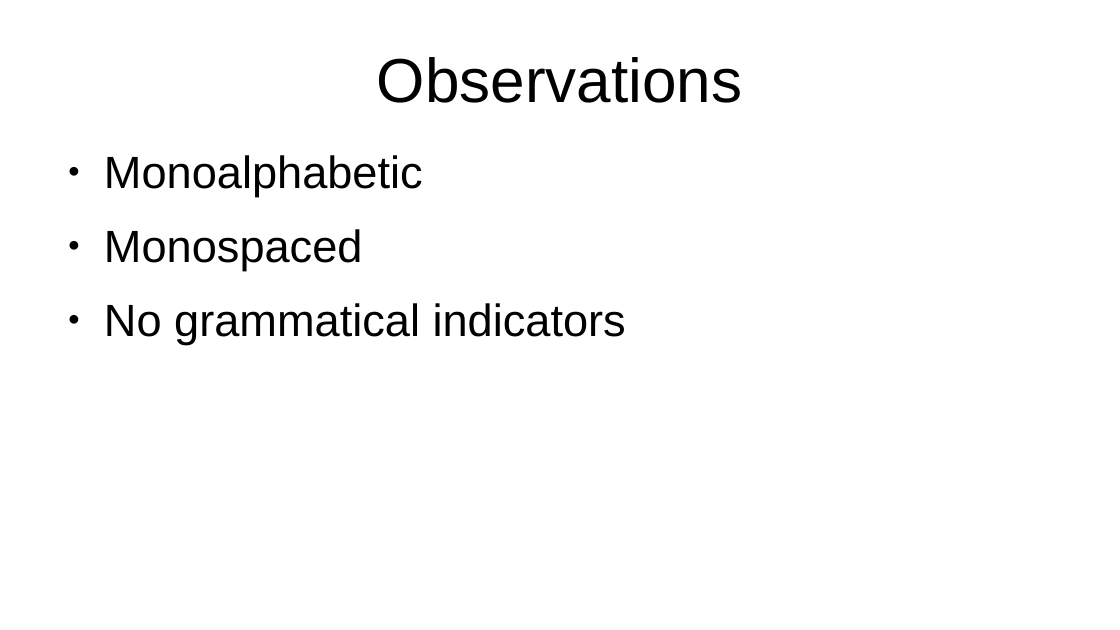
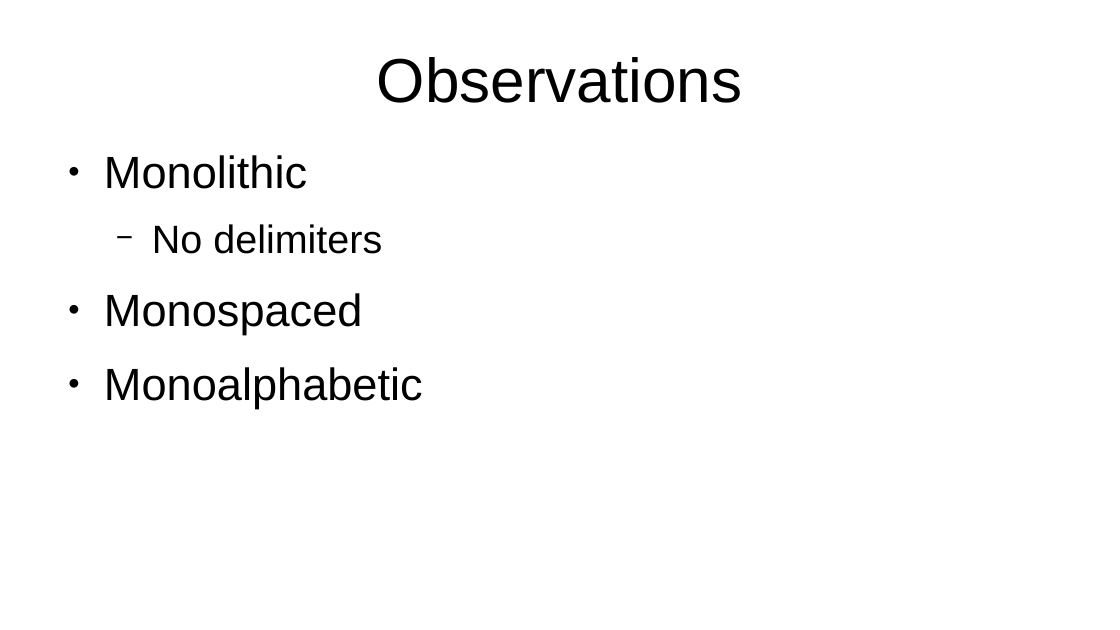
Before and after one commit to wulfgarpro/ancientrunes, a slide deck: slide 2 of lightning_talk/lightning_talk.odp. Drawn at 1120x630 pixels with LibreOffice and Linux fonts; fonts in the diff are those of the drawing. Boxes give left, top, right and bottom in pixels: in the first picture for what was removed or moved away, otherwise in the second. Text is boxed around its words. In the diff, an @@ line names an element or a change of style, - is before the commit and + after.

```diff
--- a/lightning_talk/lightning_talk.odp
+++ b/lightning_talk/lightning_talk.odp
@@ text at (104, 155, 382, 334): paragraphs added @@
+● Monolithic
+  − No delimiters
+● Monospaced
@@ text at (104, 229, 626, 345): paragraphs removed @@
-● Monospaced
-● No grammatical indicators
```
Also in this commit, not shown: 6 other slides changed.
